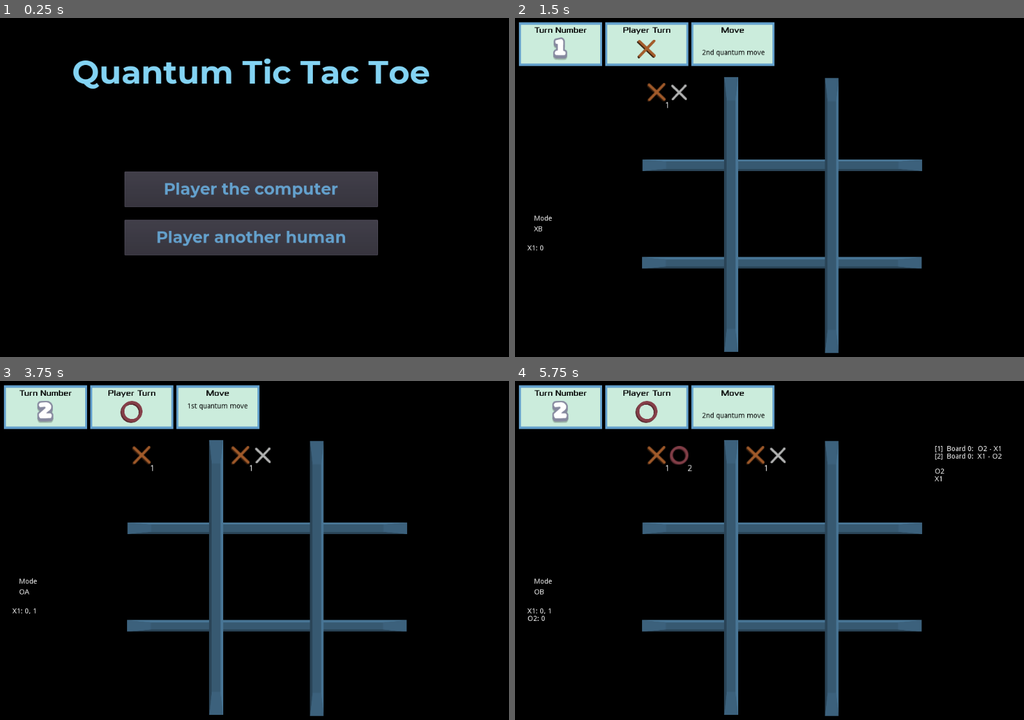
Above: before the commit, frames 1-4 (two rows, left to right).
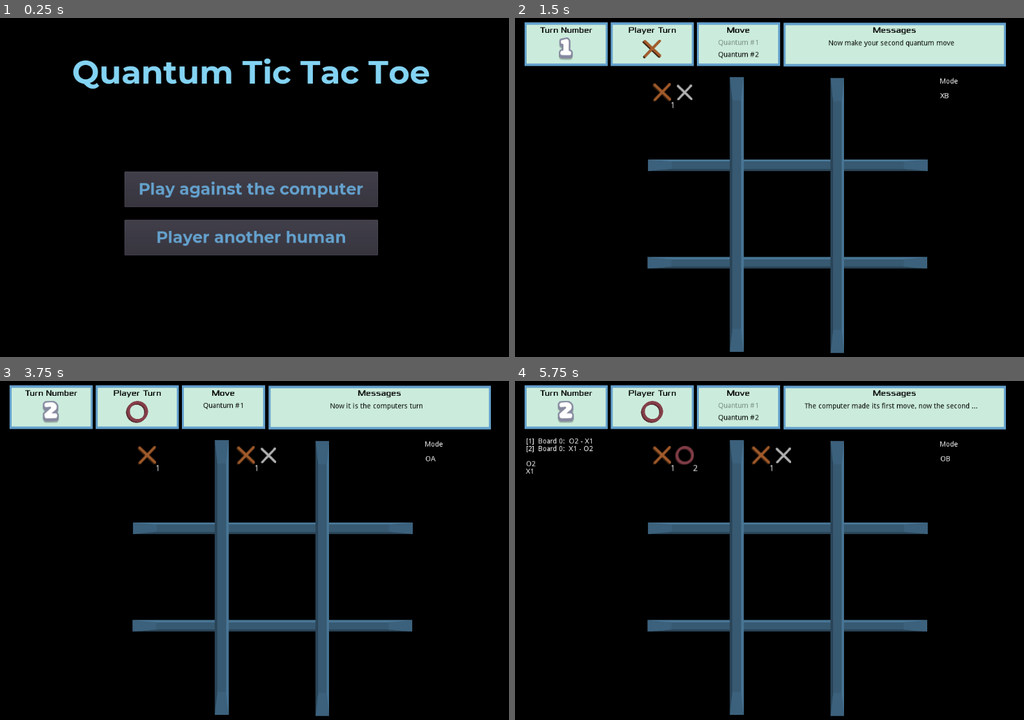
Above: after the commit, the same moments.

Repository: dbroemme/qttt
Game: Godot game, scene res://src/Screens/Main.tscn
The game is run twice, just before and just after one commit, with the same random seed, the same clock (stepped at 60 frames per second) and the same inputs.
Inputs (mouse positions are in pixels of both pictures, inside the frame that each line leads up to):
- Up to frame 1 (0.25 s): no input
- Up to frame 2 (1.5 s): click "Player the computer" (after the commit: "Play against the computer") at 0.5 s; tap Enter at 1.25 s; move the mouse to (682, 116) at 1.27 s; click (682, 116) at 1.42 s
- Up to frame 3 (3.75 s): tap Space at 2, 3.5 s; move the mouse to (162, 455) at 2.02 s; click (162, 455) at 2.17 s; tap Enter at 2.75 s; move the mouse to (142, 455) at 2.77 s; click (142, 455) at 2.92 s; move the mouse to (264, 479) at 3.52 s; click (264, 479) at 3.67 s
- Up to frame 4 (5.75 s): tap Enter at 4.25 s; move the mouse to (779, 455) at 4.27 s; click (779, 455) at 4.42 s; tap Space at 5 s; move the mouse to (754, 455) at 5.02 s; click (754, 455) at 5.17 s

The runs differ from the first frame. In frame 1, 0.9% of the frame differs, in the area x 27-72%, y 48-54%; in frame 2, 13%; in frame 3, 13%; in frame 4, 14%, in the area x 0-97%, y 1-99%.

Commit message:
Minor updates

Diff:
--- a/project.godot
+++ b/project.godot
@@ -44,7 +44,7 @@
 
 [application]
 
-config/name="MInimaxAlphaBeta"
+config/name="Quantum Tic Tac Toe"
 run/main_scene="res://src/Screens/Main.tscn"
 config/icon="res://icon.png"
 
--- a/src/InfoBox.tscn
+++ b/src/InfoBox.tscn
@@ -14,9 +14,6 @@
 margin_right = 166.0
 margin_bottom = 87.0
 color = Color( 0.796078, 0.92549, 0.862745, 1 )
-__meta__ = {
-"_edit_use_anchors_": false
-}
 
 [node name="TopHighlight" type="ColorRect" parent="."]
 margin_left = 1.0
--- a/src/Screens/Board.gd
+++ b/src/Screens/Board.gd
@@ -10,6 +10,9 @@
 var TURN_GAME_OVER = 6
 var turn
 var TURN_DISPLAY = ["XA", "XB", "O_RESOLVE", "OA", "OB", "X_RESOLVE", "GAME_OVER"]
+var message_1 = ""
+var message_2 = ""
+var current_cell_focus = -1
 
 onready var cross_quantum: = preload("res://asset/x_small.png")
 onready var circle_quantum: = preload("res://asset/o_small.png")
@@ -141,6 +144,12 @@
 var stats = {}
 var visited_nodes: = 0
 
+func add_message(text_value):
+	message_2 = message_1
+	message_1 = text_value
+	$MessagesLabel1.bbcode_text = "[center]" + message_1 + "[center]"
+	$MessagesLabel2.bbcode_text = "[center]" + message_2 + "[center]"
+
 
 # _init() and _ready()
 func _ready():
@@ -151,6 +160,16 @@
 	$TurnDetailInfo/ValueSprite.texture = null
 	$TurnNumberInfo/ValueSprite.scale = Vector2(0.8, 0.8)
 	$TurnPlayerInfo/ValueSprite.scale = Vector2(0.5, 0.5)
+	$MessagesLabel1.get_child(0).modulate.a = 0
+	$MessagesLabel2.get_child(0).modulate.a = 0
+
+	# Bootstrap the turn related display elements
+	# This then gets adjusted in the increment_turn method from here on out
+	$TurnPlayerInfo/ValueSprite.texture = player_x
+	$LabelFirstMove.visible = true
+	add_message("You are X, and you get the start the game!")
+	$LabelSecondMove.modulate = Color(1,1,1,0.5)
+
 	quantum_graph = QuantumGraph.new()
 	matrix = []
 	move_key_list = []
@@ -167,24 +186,7 @@
 		matrix.append(new_cell)
 
 func _process(delta):
-	$ModeValue.text = TURN_DISPLAY[turn]
-	$TurnNumberInfo/ValueSprite.texture = NUMBER_IMAGES[turn_number]
-	if is_x_turn():
-		$TurnPlayerInfo/ValueSprite.texture = player_x
-	else:
-		$TurnPlayerInfo/ValueSprite.texture = player_o
-	if is_first_choice():
-		$LabelFirstMove.visible = true
-		$LabelSecondMove.visible = false
-		$LabelResolveMove.visible = false
-	elif is_resolve_mode():
-		$LabelFirstMove.visible = false
-		$LabelSecondMove.visible = false
-		$LabelResolveMove.visible = true
-	else:
-		$LabelFirstMove.visible = false
-		$LabelSecondMove.visible = true
-		$LabelResolveMove.visible = false
+	pass
 
 func get_classical_board():
 	var list = []
@@ -233,6 +235,7 @@
 		$HistoryText.text = $HistoryText.text + ", " + str(board_index) + "\n"
 
 func increment_turn():
+	current_cell_focus = -1
 	if check_for_collapse():
 		if turn == TURN_XA or turn == TURN_XB:
 			turn = TURN_O_RESOLVE
@@ -240,23 +243,57 @@
 				make_computer_move()
 		elif turn == TURN_OA or turn == TURN_OB:
 			turn = TURN_X_RESOLVE
+			add_message("so you get to choose which spot they should take")
+			add_message("O has chosen a move resulting in a conflict.")
 		else:
 			print("ERROR do not know how move to collapse ", TURN_DISPLAY[turn])
 	else:
 		if turn == TURN_XA:
 			turn = TURN_XB
+			add_message("")
+			add_message("Now make your second quantum move")
 		elif turn == TURN_XB or turn == TURN_O_RESOLVE:
 			turn = TURN_OA
 			turn_number = turn_number + 1
+			add_message("")
+			add_message("Now it is the computers turn")
 		elif turn == TURN_OA:
 			turn = TURN_OB
+			add_message("")
+			add_message("The computer made its first move, now the second ...")
 		elif turn == TURN_OB or turn == TURN_X_RESOLVE:
 			turn = TURN_XA
 			turn_number = turn_number + 1
-		else:
-			print("ERROR do not know how to increement turn ", TURN_DISPLAY[turn])
-
-# functions
+			add_message("Make your first quantum move")
+			add_message("It is your turn again")
+		elif turn == TURN_GAME_OVER:
+			add_message("The game is over.")
+			add_message($WinLabel.text)
+		else:
+			print("ERROR do not know how to increment turn ", TURN_DISPLAY[turn])
+	# Update the display
+	$ModeValue.text = TURN_DISPLAY[turn]
+	$TurnNumberInfo/ValueSprite.texture = NUMBER_IMAGES[turn_number]
+	if is_x_turn():
+		$TurnPlayerInfo/ValueSprite.texture = player_x
+	else:
+		$TurnPlayerInfo/ValueSprite.texture = player_o
+	if is_first_choice():
+		$LabelFirstMove.visible = true
+		$LabelFirstMove.modulate = Color(1,1,1,1)
+		$LabelSecondMove.visible = false
+		$LabelResolveMove.visible = false
+	elif is_resolve_mode():
+		$LabelFirstMove.visible = false
+		$LabelSecondMove.visible = false
+		$LabelResolveMove.visible = true
+	else:
+		$LabelFirstMove.modulate = Color(1,1,1,0.4)
+		$LabelSecondMove.modulate = Color(1,1,1,1)
+		$LabelSecondMove.visible = true
+		$LabelResolveMove.visible = false
+	# Set the messages accordingly
+
 func play(cell: Area2D):
 	# Verify there is not already a classical move here
 	var cell_info = matrix[cell.board_index]
@@ -272,7 +309,7 @@
 
 	update_move_history(cell.board_index)
 
-	print("--- After play ", turn_number, new_move.key())
+	print("--- After play ", turn_number, "  key: ", new_move.key())
 	print("Classical board: ", get_classical_board())
 
 	increment_turn()
@@ -526,11 +563,11 @@
 
 func end_game(value: int) -> void:
 	if value == 1:
-		$WinLabel.text = "X win!"
+		$WinLabel.text = "X has won the game!"
 	elif value == -1:
-		$WinLabel.text = "O win!"
+		$WinLabel.text = "O has won the game!!"
 	else: # value == 0
-		$WinLabel.text = "Tie game"
+		$WinLabel.text = "It was a tie game"
 	for the_cell in get_tree().get_nodes_in_group("cells"):
 		the_cell.clear_focus()
 	turn = TURN_GAME_OVER
@@ -539,6 +576,11 @@
 
 #signal functions
 func on_cell_focus(cell: Area2D):
+	if cell.board_index == current_cell_focus:
+		return
+
+	current_cell_focus = cell.board_index
+
 	var cell_info = matrix[cell.board_index]
 	if turn == TURN_X_RESOLVE:
 		#print("its resolve mode and the key is ", resolve_key, ".")
@@ -633,12 +675,12 @@
 	timer.connect("timeout",self,"make_regular_computer_move")
 
 func delayed_computer_play_1():
-	print("computer move (1) ", OS.get_ticks_msec())
+	print("computer move (1) ms ", OS.get_ticks_msec())
 	var computer_cell: Area2D = get_cell_by_index(computer_move_1)
 	play(computer_cell)
 
 func delayed_computer_play_2():
-	print("computer move (2) ", OS.get_ticks_msec())
+	print("computer move (2) ms ", OS.get_ticks_msec())
 	var computer_cell: Area2D = get_cell_by_index(computer_move_2)
 	play(computer_cell)
 
--- a/src/Screens/Board.tscn
+++ b/src/Screens/Board.tscn
@@ -6,12 +6,16 @@
 [ext_resource path="res://asset/tileBlue_02.png" type="Texture" id=4]
 [ext_resource path="res://asset/Montserrat-Bold.ttf" type="DynamicFontData" id=5]
 [ext_resource path="res://src/InfoBox.tscn" type="PackedScene" id=6]
+[ext_resource path="res://asset/Xolonium-Regular.ttf" type="DynamicFontData" id=7]
 
 [sub_resource type="DynamicFont" id=1]
 font_data = ExtResource( 5 )
 
+[sub_resource type="DynamicFont" id=2]
+font_data = ExtResource( 7 )
+
 [node name="Board" type="Node2D"]
-position = Vector2( 245, 98 )
+position = Vector2( 256, 98 )
 script = ExtResource( 1 )
 
 [node name="Sprite" type="Sprite" parent="."]
@@ -60,10 +64,10 @@
 scale = Vector2( 1.25, 1.25 )
 
 [node name="TextLabel" type="RichTextLabel" parent="."]
-margin_left = 602.0
-margin_top = 42.0
-margin_right = 783.0
-margin_bottom = 502.0
+margin_left = -220.0
+margin_top = 27.0
+margin_right = 10.0
+margin_bottom = 487.0
 text = "Hi
 "
 __meta__ = {
@@ -71,51 +75,41 @@
 }
 
 [node name="ModeLabel" type="RichTextLabel" parent="."]
-margin_left = -193.0
-margin_top = 306.0
-margin_right = -63.0
-margin_bottom = 321.0
+margin_left = 601.0
+margin_top = 33.0
+margin_right = 731.0
+margin_bottom = 48.0
 text = "Mode
 "
 scroll_active = false
-__meta__ = {
-"_edit_use_anchors_": false
-}
 
 [node name="ModeValue" type="RichTextLabel" parent="."]
-margin_left = -193.0
-margin_top = 327.0
-margin_right = -63.0
+margin_left = 602.0
+margin_top = 62.0
+margin_right = 732.0
+margin_bottom = 77.0
+text = "
+"
+scroll_active = false
+
+[node name="HistoryText" type="RichTextLabel" parent="."]
+visible = false
+margin_left = 613.0
+margin_top = 36.0
+margin_right = 727.0
 margin_bottom = 342.0
 text = "
 "
 scroll_active = false
-__meta__ = {
-"_edit_use_anchors_": false
-}
-
-[node name="HistoryText" type="RichTextLabel" parent="."]
-margin_left = -206.0
-margin_top = 365.0
-margin_right = -126.0
-margin_bottom = 671.0
-text = "
-"
-scroll_active = false
-__meta__ = {
-"_edit_use_anchors_": false
-}
 
 [node name="WinLabel" type="RichTextLabel" parent="."]
+visible = false
 margin_left = 496.0
 margin_top = 637.0
 margin_right = 579.0
 margin_bottom = 787.0
 text = "
 "
-__meta__ = {
-"_edit_use_anchors_": false
-}
 
 [node name="SpriteTopHorizontal" type="Sprite" parent="."]
 position = Vector2( 374.759, 208.554 )
@@ -152,33 +146,44 @@
 [node name="TurnDetailInfo" parent="." instance=ExtResource( 6 )]
 position = Vector2( 118, -78 )
 
+[node name="BackgroundFirstMove" type="ColorRect" parent="."]
+visible = false
+modulate = Color( 1, 1, 1, 0.470588 )
+margin_left = 137.0
+margin_top = -48.0
+margin_right = 268.0
+margin_bottom = -26.0
+color = Color( 0.392157, 0.631373, 0.803922, 1 )
+
+[node name="BackgroundSecondMove" type="ColorRect" parent="."]
+visible = false
+modulate = Color( 1, 1, 1, 0.470588 )
+margin_left = 137.0
+margin_top = -25.0
+margin_right = 268.0
+margin_bottom = -3.0
+color = Color( 0.392157, 0.631373, 0.803922, 1 )
+
 [node name="LabelFirstMove" type="RichTextLabel" parent="."]
-visible = false
-margin_left = 140.0
-margin_top = -43.0
-margin_right = 287.0
-margin_bottom = -3.0
-custom_colors/default_color = Color( 0, 0, 0, 1 )
-custom_fonts/mono_font = SubResource( 1 )
-text = "1st quantum move
-"
-__meta__ = {
-"_edit_use_anchors_": false
-}
+margin_left = 161.0
+margin_top = -44.0
+margin_right = 262.0
+margin_bottom = -4.0
+custom_colors/default_color = Color( 0, 0, 0, 1 )
+custom_fonts/mono_font = SubResource( 1 )
+text = "Quantum #1
+"
 
 [node name="LabelSecondMove" type="RichTextLabel" parent="."]
 visible = false
-margin_left = 140.0
-margin_top = -24.0
-margin_right = 286.0
-margin_bottom = 16.0
-custom_colors/default_color = Color( 0, 0, 0, 1 )
-custom_fonts/mono_font = SubResource( 1 )
-text = "2nd quantum move
-"
-__meta__ = {
-"_edit_use_anchors_": false
-}
+margin_left = 161.0
+margin_top = -20.0
+margin_right = 307.0
+margin_bottom = 20.0
+custom_colors/default_color = Color( 0, 0, 0, 1 )
+custom_fonts/mono_font = SubResource( 1 )
+text = "Quantum #2
+"
 
 [node name="LabelResolveMove" type="RichTextLabel" parent="."]
 visible = false
@@ -188,8 +193,74 @@
 margin_bottom = 6.0
 custom_colors/default_color = Color( 0, 0, 0, 1 )
 custom_fonts/mono_font = SubResource( 1 )
-text = "Resolve conflict
+text = "Resolve the conflict
 "
 __meta__ = {
 "_edit_use_anchors_": false
 }
+
+[node name="MessagesRect" type="ColorRect" parent="."]
+margin_left = 291.0
+margin_top = -76.0
+margin_right = 732.0
+margin_bottom = 10.0
+color = Color( 0.796078, 0.92549, 0.862745, 1 )
+
+[node name="MessagesTopHighlight" type="ColorRect" parent="."]
+margin_left = 291.0
+margin_top = -77.0
+margin_right = 732.0
+margin_bottom = -72.0
+color = Color( 0.392157, 0.631373, 0.803922, 1 )
+
+[node name="MessagesBottomHighlight" type="ColorRect" parent="."]
+margin_left = 291.0
+margin_top = 5.0
+margin_right = 728.0
+margin_bottom = 10.0
+color = Color( 0.392157, 0.631373, 0.803922, 1 )
+
+[node name="MessagesLeftHighlight" type="ColorRect" parent="."]
+margin_left = 291.0
+margin_top = -76.0
+margin_right = 295.0
+margin_bottom = 9.0
+color = Color( 0.392157, 0.631373, 0.803922, 1 )
+
+[node name="MessagesRightHighlight" type="ColorRect" parent="."]
+margin_left = 728.0
+margin_top = -73.0
+margin_right = 732.0
+margin_bottom = 10.0
+color = Color( 0.392157, 0.631373, 0.803922, 1 )
+
+[node name="MessagesDisplayLabel" type="RichTextLabel" parent="."]
+margin_left = 299.0
+margin_top = -72.0
+margin_right = 724.0
+margin_bottom = 3.0
+custom_colors/default_color = Color( 0, 0, 0, 1 )
+custom_fonts/normal_font = SubResource( 2 )
+bbcode_enabled = true
+bbcode_text = "[center]Messages[center]
+"
+text = "Messages
+"
+
+[node name="MessagesLabel1" type="RichTextLabel" parent="."]
+margin_left = 304.0
+margin_top = -43.0
+margin_right = 718.0
+margin_bottom = -19.0
+custom_colors/default_color = Color( 0, 0, 0, 1 )
+custom_fonts/mono_font = SubResource( 1 )
+bbcode_enabled = true
+
+[node name="MessagesLabel2" type="RichTextLabel" parent="."]
+margin_left = 304.0
+margin_top = -22.0
+margin_right = 719.0
+margin_bottom = 2.0
+custom_colors/default_color = Color( 0, 0, 0, 1 )
+custom_fonts/mono_font = SubResource( 1 )
+bbcode_enabled = true
--- a/src/Screens/Main.tscn
+++ b/src/Screens/Main.tscn
@@ -14,9 +14,6 @@
 [node name="Main" type="Control"]
 anchor_right = 1.0
 anchor_bottom = 1.0
-__meta__ = {
-"_edit_use_anchors_": false
-}
 
 [node name="Title" type="Label" parent="."]
 anchor_left = 0.5
@@ -55,7 +52,7 @@
 size_flags_vertical = 3
 custom_colors/font_color = Color( 0.392157, 0.631373, 0.803922, 1 )
 custom_fonts/font = SubResource( 2 )
-text = "Player the computer"
+text = "Play against the computer"
 script = ExtResource( 2 )
 __meta__ = {
 "_edit_use_anchors_": false
Not shown: 1 places in src/Screens/Board.tscn that only renumber resources
